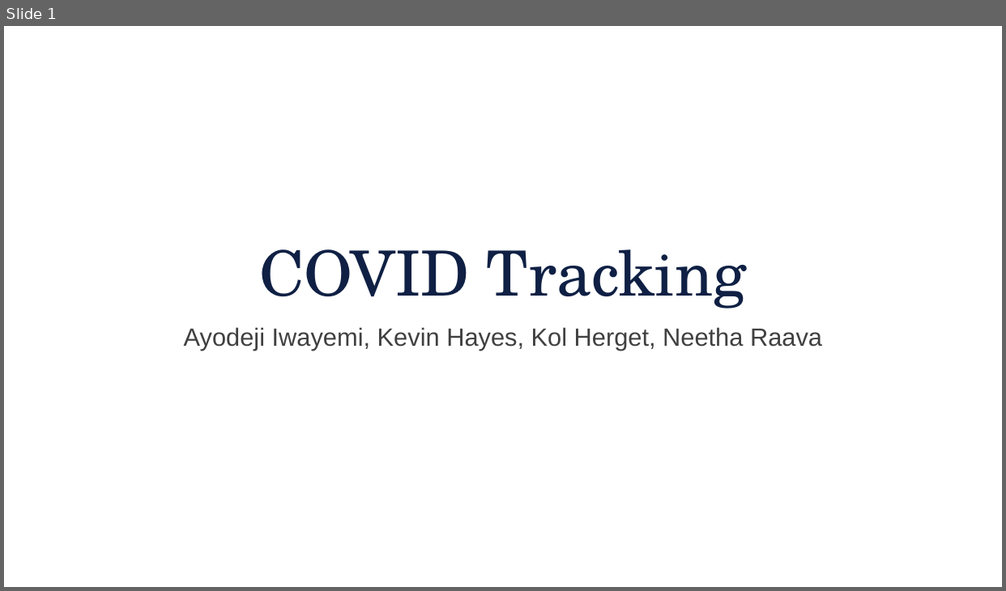
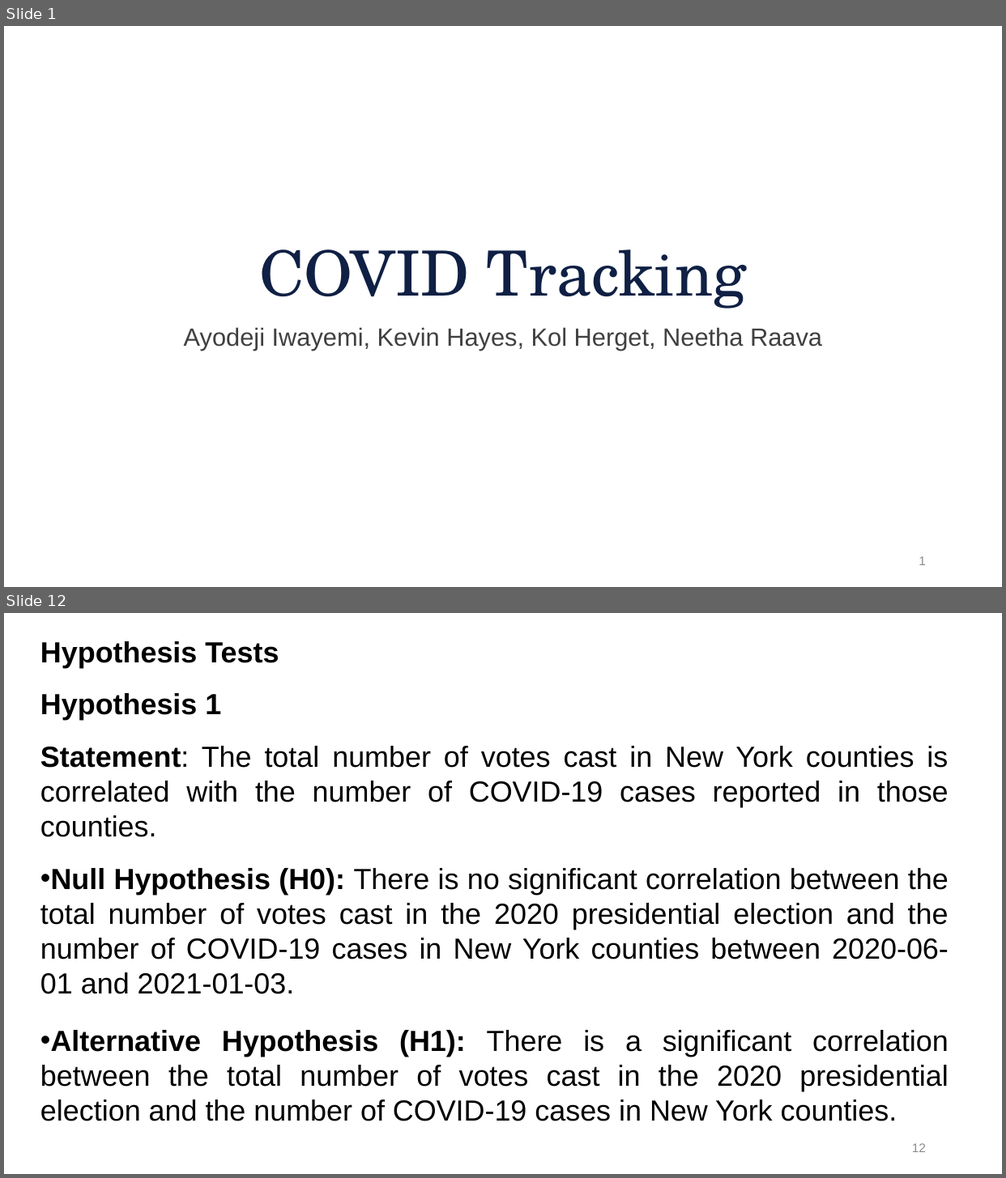
Before and after one commit to aiwayemi/Group-1, a slide deck: ProjPresentation.pptx. Shown one above the other, each under a label of ours: slide 1 before the commit, slides 1 and 12 after it; the slides between them are not shown. The pictures are 1006x591 and 1006x1178 pixels, drawn with LibreOffice and Linux fonts; fonts in the diff are those of the drawing; background and template pictures are left out. Boxes give left, top, right and bottom in pixels: in the first picture for what was removed or moved away, otherwise in the second. Text is boxed around its words. In the diff, an @@ line names an element or a change of style, - is before the commit and + after.

```diff
--- a/ProjPresentation.pptx
+++ b/ProjPresentation.pptx
@@ slide 12 added at [4,613,1002,1174], background #FFFFFF @@
@@ text added at [40,641,279,668], 28 pt, text #000000, bold @@
+Hypothesis Tests
@@ text added at [40,693,948,1122], 28 pt, text #000000 @@
+Hypothesis 1
+Statement: The total number of votes cast in New York counties is correlated with the number of COVID-19 cases reported in those counties.
+• Null Hypothesis (H0): There is no significant correlation between the total number of votes cast in the 2020 presidential election and the number of COVID-19 cases in New York counties between 2020-06-01 and 2021-01-03.
+• Alternative Hypothesis (H1): There is a significant correlation between the total number of votes cast in the 2020 presidential election and the number of COVID-19 cases in New York counties.
@@ page number added at [912,1144,926,1152], 12 pt, text #8C8C8C @@
+12
@@ slide 1 changed as well @@
@@ page number added at [918,557,926,565], 12 pt, text #8C8C8C @@
+1
```
Also in this commit, not shown: 9 other slides changed, 9 other slides added.
